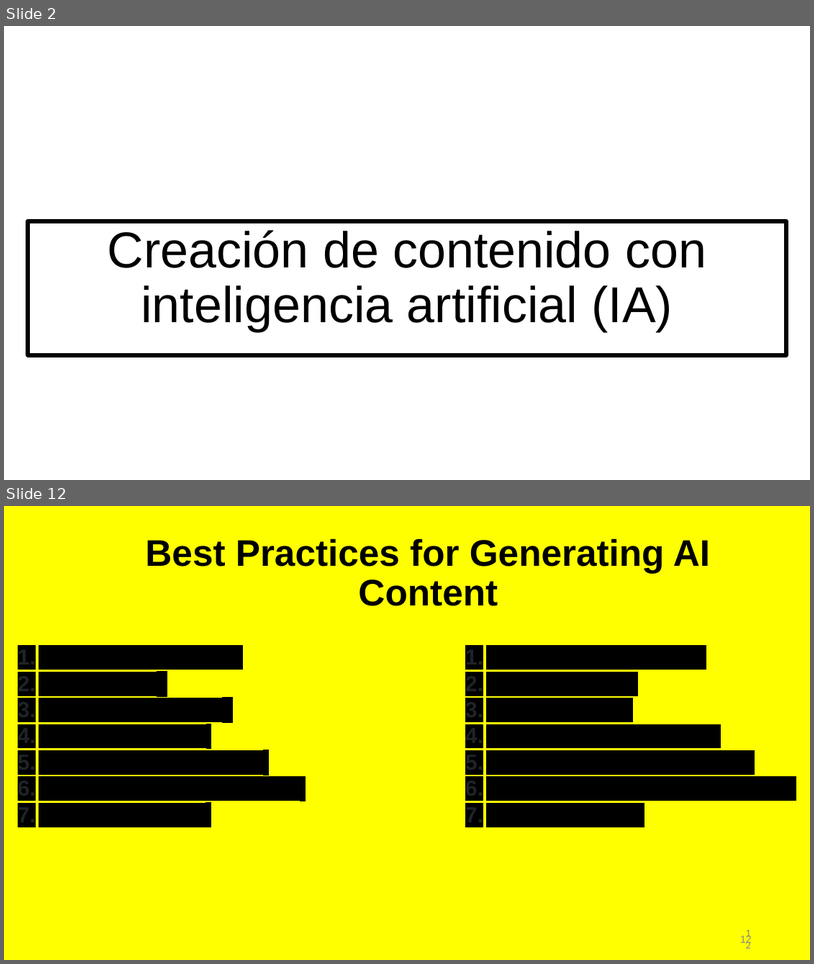
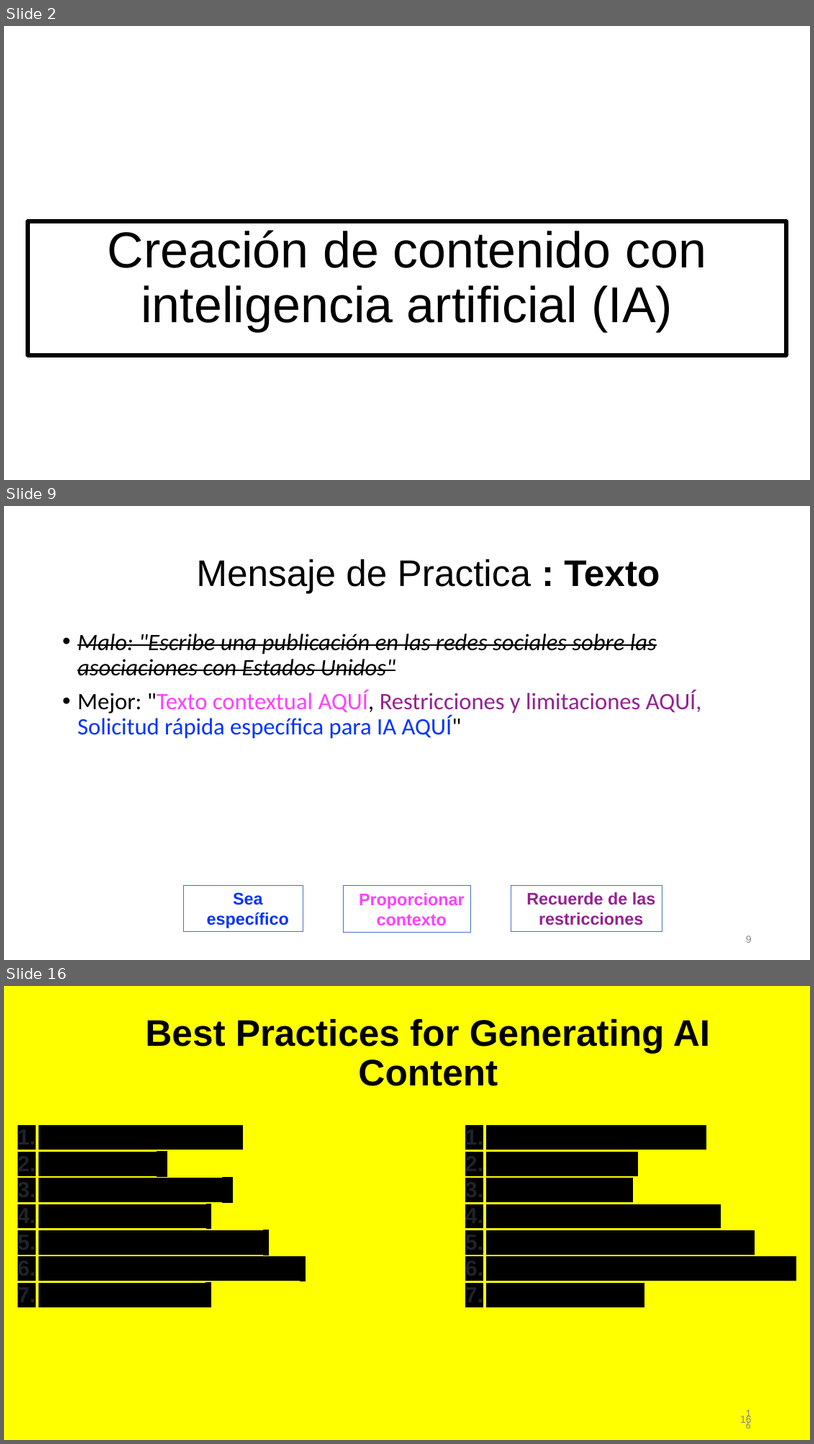
Before and after one commit to irregularchat/Counter_Malign_Information_Training, a slide deck: Counter_Malign_Information/4-Implement-For_Instructors/Lesson_Plans/Lesson_01-Creating_Synthetic_Content/Audio_Visual-Template/MASTER-Lesson_Slide-Create_AI_Content.pptx. Shown one above the other, each under a label of ours: slides 2 and 12 before the commit, slides 2, 9 and 16 after it; the slides between them are not shown. The pictures are 814x964 and 814x1444 pixels, drawn with LibreOffice and Linux fonts; fonts in the diff are those of the drawing. Boxes give left, top, right and bottom in pixels: in the first picture for what was removed or moved away, otherwise in the second. Text is boxed around its words. In the diff, an @@ line names an element or a change of style, - is before the commit and + after.

```diff
--- a/Counter_Malign_Information/4-Implement-For_Instructors/Lesson_Plans/Lesson_01-Creating_Synthetic_Content/Audio_Visual-Template/MASTER-Lesson_Slide-Create_AI_Content.pptx
+++ b/Counter_Malign_Information/4-Implement-For_Instructors/Lesson_Plans/Lesson_01-Creating_Synthetic_Content/Audio_Visual-Template/MASTER-Lesson_Slide-Create_AI_Content.pptx
@@ slide 9 added at box(4, 506, 810, 960), background #FFFFFF @@
@@ title added at box(196, 559, 660, 593), 44 pt, text #000000 @@
+Mensaje de Practica : Texto
@@ text added at box(77, 633, 702, 739), 28 pt, text #000000 @@
+• Malo: "Escribe una publicación en las redes sociales sobre las asociaciones con Estados Unidos"
+• Mejor: "Texto contextual AQUÍ, Restricciones y limitaciones AQUÍ, Solicitud rápida específica para IA AQUÍ"
@@ rectangle added at box(184, 885, 303, 932), fill #FFFFFF, outline #4472C4 1 pt, 20 pt, text #0433FF, bold @@
+Sea específico
@@ rectangle added at box(343, 885, 471, 932), fill #FFFFFF, outline #4472C4 1 pt, 20 pt, text #FF40FF, bold @@
+Proporcionar contexto
@@ rectangle added at box(512, 885, 662, 932), fill #FFFFFF, outline #4472C4 1 pt, 20 pt, text #942192, bold @@
+Recuerde de las restricciones
@@ page number added at box(746, 935, 752, 942), 12 pt, text #888888 @@
+9
@@ what was slide 12 is now slide 16 @@
@@ page number at box(741, 1414, 752, 1425): text changed @@
-12
+16
@@ page number at box(743, 1411, 756, 1427): text changed @@
-12
+16
```
Also in this commit, not shown: 10 slides changed, 3 other slides added, 10 other files.
